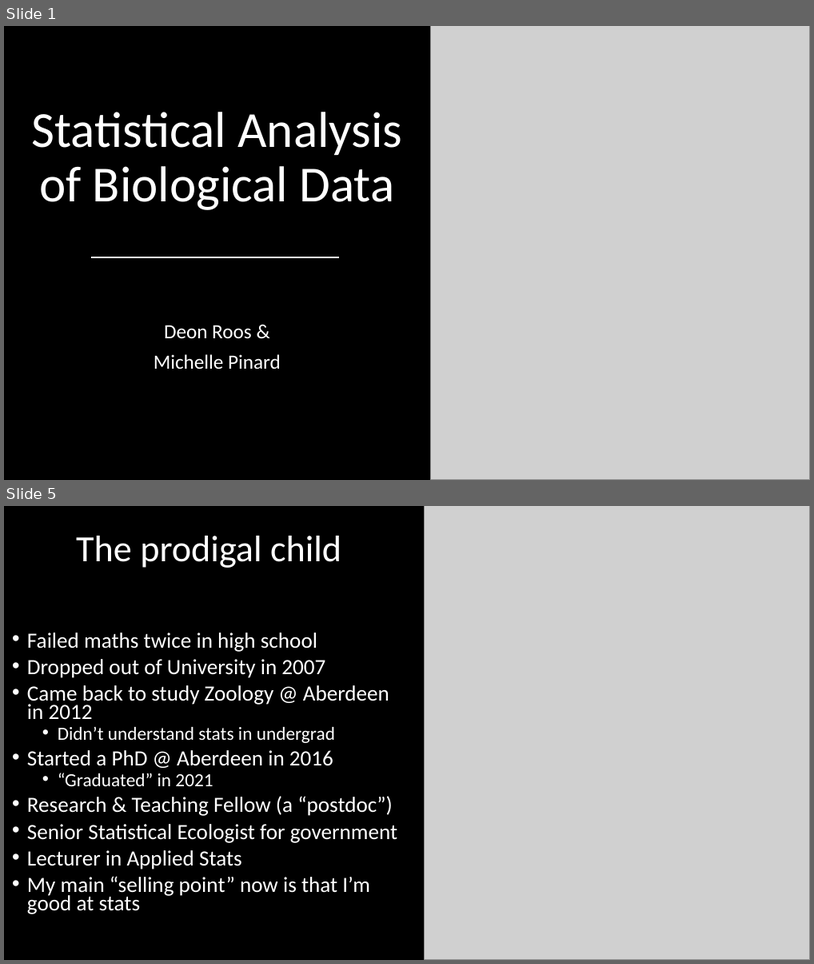
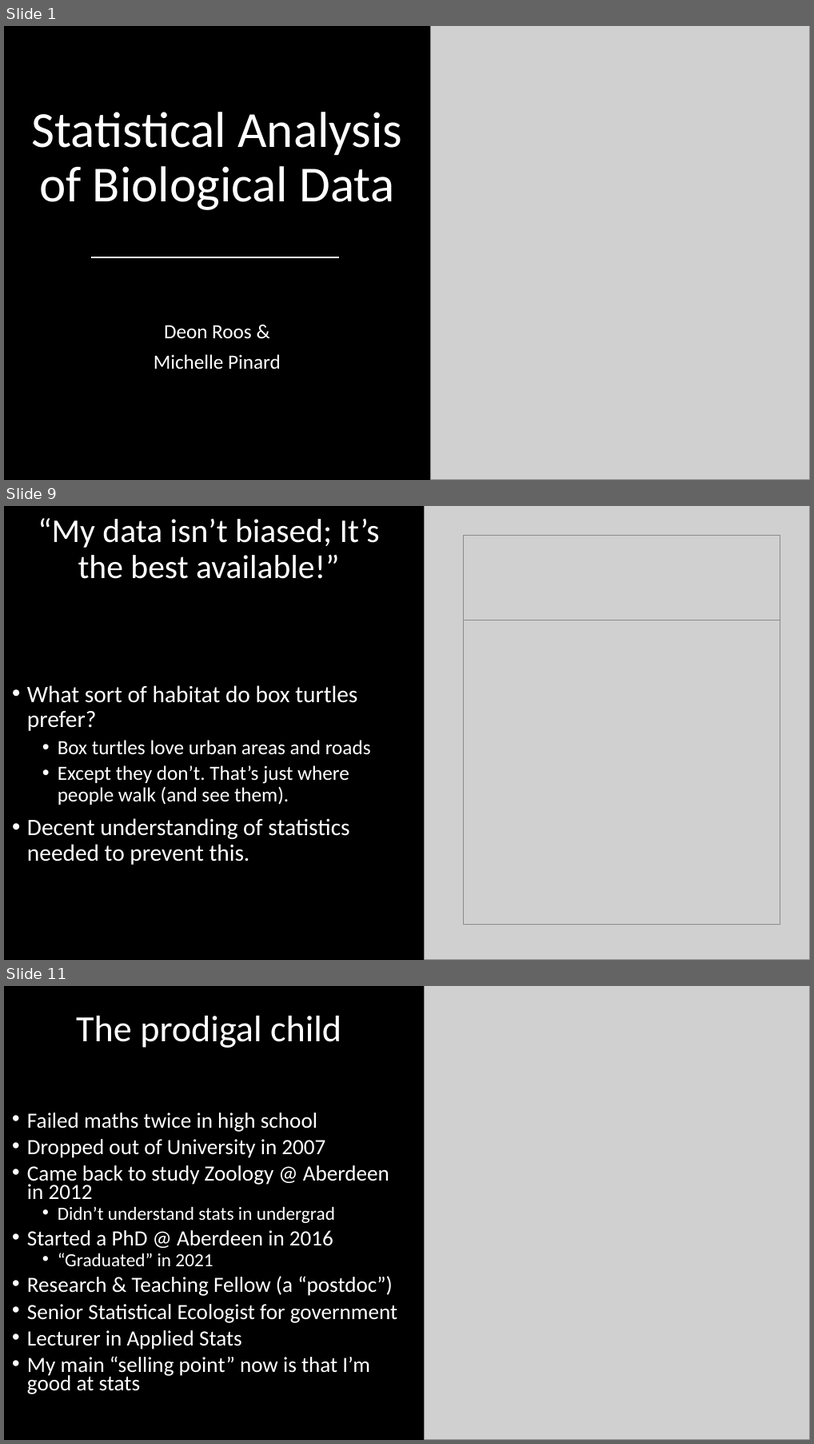
Before and after one commit to DeonRoos/stats-for-biologists, a slide deck: Lecture 1 - stats philosophy/Slides/Welcome - Lecture 1.pptx. Shown one above the other, each under a label of ours: slides 1 and 5 before the commit, slides 1, 9 and 11 after it; the slides between them are not shown. The pictures are 814x964 and 814x1444 pixels, drawn with LibreOffice and Linux fonts; fonts in the diff are those of the drawing; grey boxes stand for pictures. Boxes give left, top, right and bottom in pixels: in the first picture for what was removed or moved away, otherwise in the second. Text is boxed around its words. In the diff, an @@ line names an element or a change of style, - is before the commit and + after.

```diff
--- a/Lecture 1 - stats philosophy/Slides/Welcome - Lecture 1.pptx
+++ b/Lecture 1 - stats philosophy/Slides/Welcome - Lecture 1.pptx
@@ slide 9 added at [4, 506, 810, 960], background #000000 @@
@@ title added at [38, 518, 380, 579], 29.7 pt, text #FFFFFF @@
+“My data isn’t biased; It’s the best available!”
@@ picture added at [425, 506, 810, 959] @@
@@ picture added at [464, 535, 780, 620] @@
@@ picture added at [464, 620, 780, 924] @@
@@ text added at [27, 685, 371, 864], 21 pt, text #FFFFFF @@
+• What sort of habitat do box turtles prefer?
+  • Box turtles love urban areas and roads
+  • Except they don’t. That’s just where people walk (and see them).
+• Decent understanding of statistics needed to prevent this.
@@ what was slide 5 is now slide 11 @@
```
Also in this commit, not shown: 3 slides changed, 5 other slides added, 1 slide removed, 9 other files.
